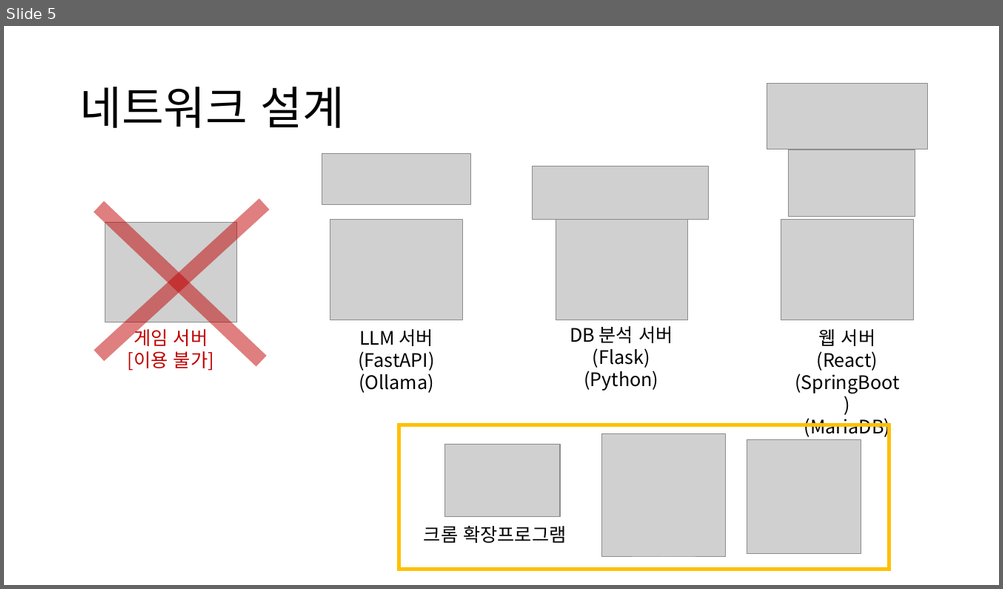
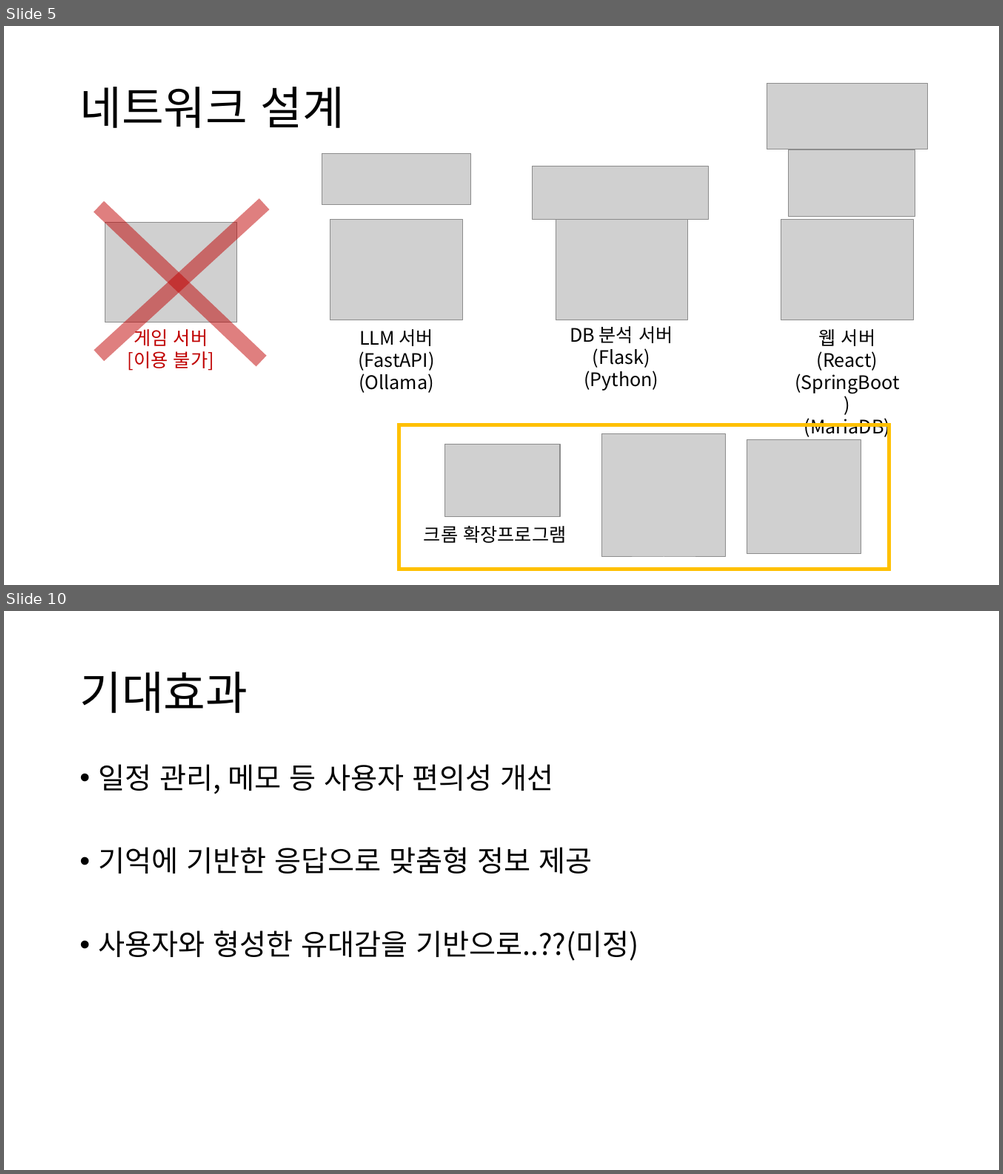
Before and after one commit to HeyHO2154/Id, a slide deck: 시스템 설계도.pptx. Shown one above the other, each under a label of ours: slide 5 before the commit, slides 5 and 10 after it; the slides between them are not shown. The pictures are 1003x589 and 1003x1174 pixels, drawn with LibreOffice and Linux fonts; fonts in the diff are those of the drawing; grey boxes stand for pictures. Boxes give left, top, right and bottom in pixels: in the first picture for what was removed or moved away, otherwise in the second. Text is boxed around its words. In the diff, an @@ line names an element or a change of style, - is before the commit and + after.

```diff
--- a/시스템 설계도.pptx
+++ b/시스템 설계도.pptx
@@ slide 10 added at (4,611,999,1170), background #FFFFFF @@
@@ title added at (79,672,247,713), 44 pt, text #000000 @@
+기대효과
@@ text added at (99,764,639,961), 28 pt, text #000000 @@
+• 일정 관리, 메모 등 사용자 편의성 개선
+• 기억에 기반한 응답으로 맞춤형 정보 제공
+• 사용자와 형성한 유대감을 기반으로..??(미정)
```
Also in this commit, not shown: 3 slides changed, 4 other slides added.
